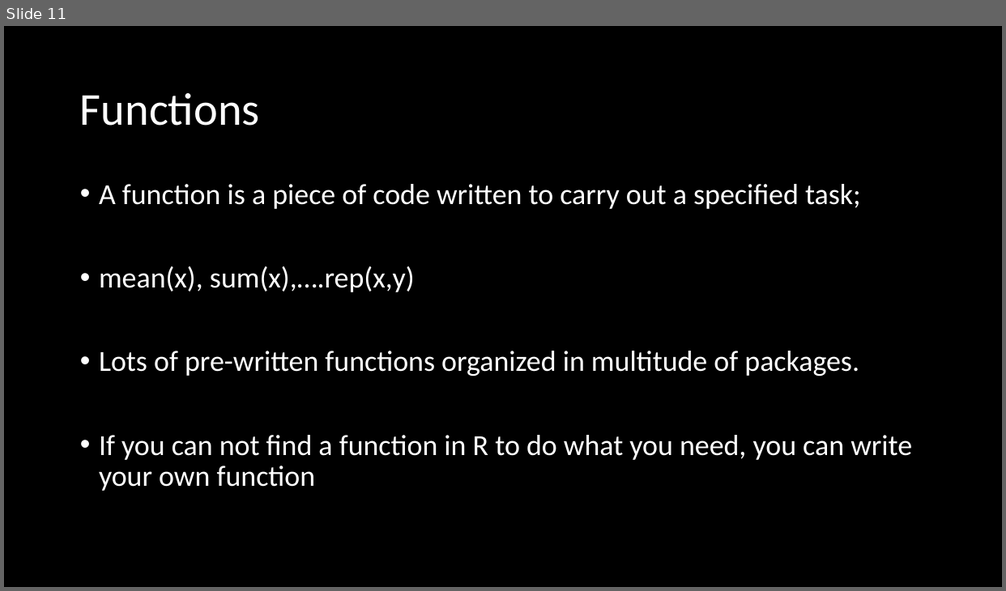
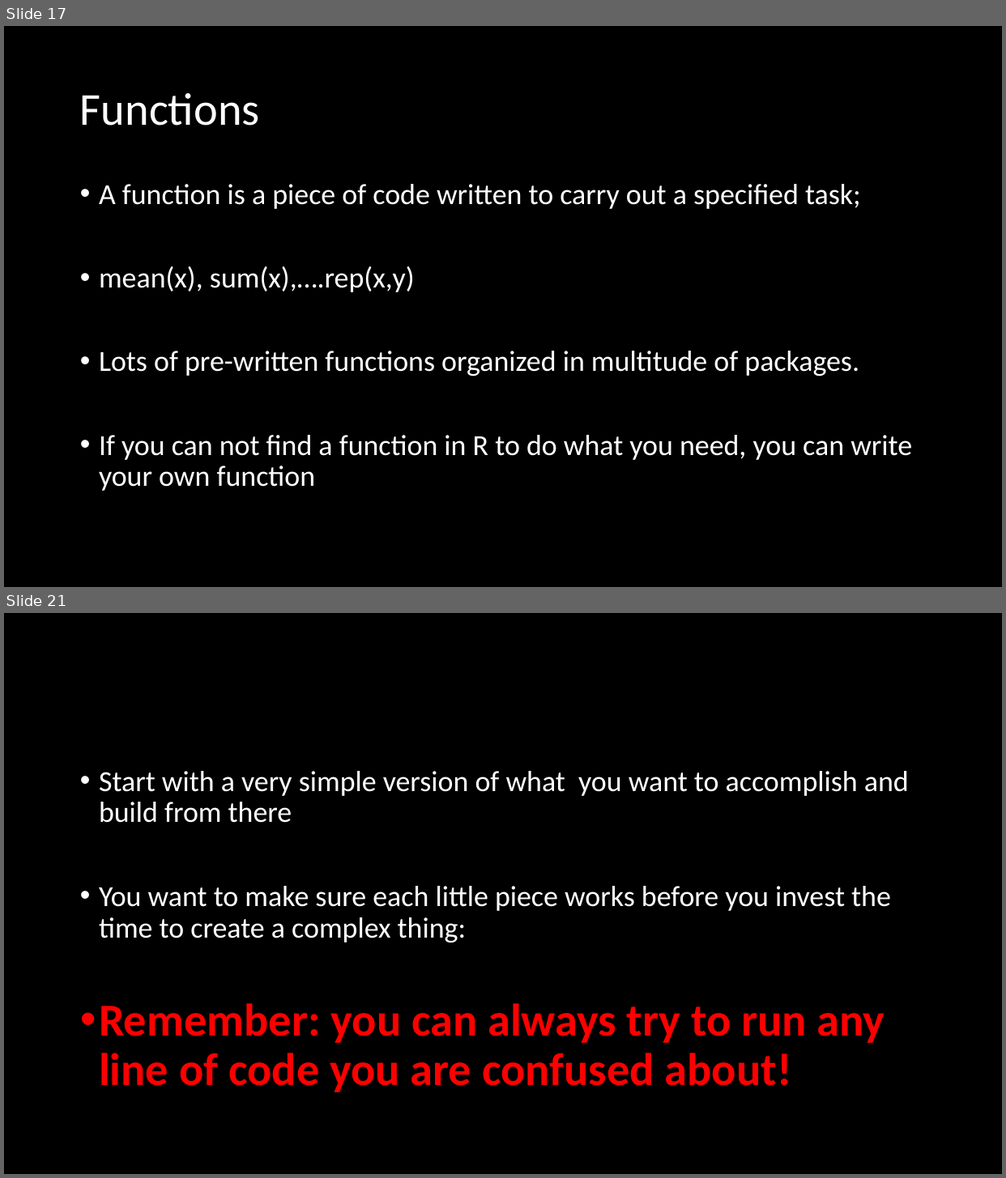
Before and after one commit to brooklabteam/E2M2, a slide deck: E2M2-2020/Lectures-ppt/R_Bootcamp_forLoopsFunctionsIfElse.pptx. Shown one above the other, each under a label of ours: slide 11 before the commit, slides 17 and 21 after it; the slides between them are not shown. The pictures are 1006x591 and 1006x1178 pixels, drawn with LibreOffice and Linux fonts; fonts in the diff are those of the drawing. Boxes give left, top, right and bottom in pixels: in the first picture for what was removed or moved away, otherwise in the second. Text is boxed around its words. In the diff, an @@ line names an element or a change of style, - is before the commit and + after.

```diff
--- a/E2M2-2020/Lectures-ppt/R_Bootcamp_forLoopsFunctionsIfElse.pptx
+++ b/E2M2-2020/Lectures-ppt/R_Bootcamp_forLoopsFunctionsIfElse.pptx
@@ slide 21 added at [4,613,1002,1174], background #000000 @@
@@ text added at [99,771,909,1093], 28 pt, text #FFFFFF @@
+• Start with a very simple version of what you want to accomplish and build from there
+• You want to make sure each little piece works before you invest the time to create a complex thing:
+• Remember: you can always try to run any line of code you are confused about!
@@ what was slide 11 is now slide 17 @@
```
Also in this commit, not shown: 3 slides changed, 19 other slides added, 2 slides removed, 13 other files.
